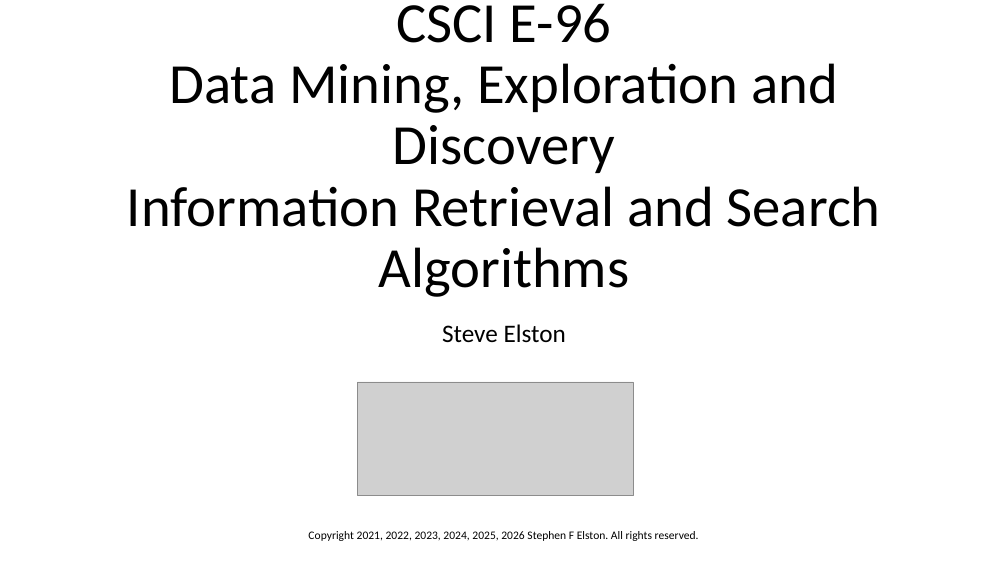
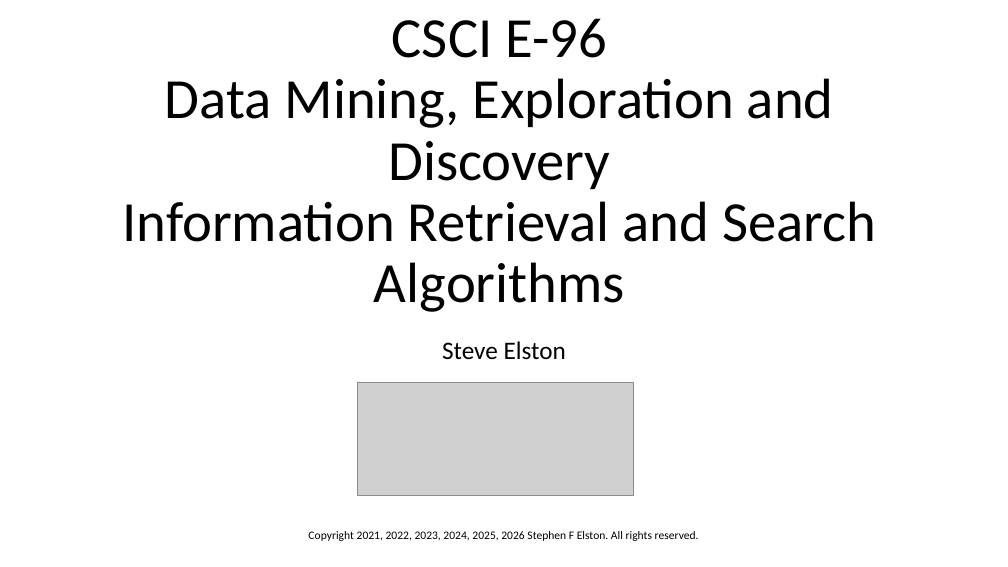
Before and after one commit to jonahneu/CSCI-E-108, a slide deck: slide 1 of slides/7_InformationRetrievalSearch.pptx. Drawn at 1008x567 pixels with LibreOffice and Linux fonts; fonts in the diff are those of the drawing; grey boxes stand for pictures. Boxes give left, top, right and bottom in pixels: in the first picture for what was removed or moved away, otherwise in the second. Text is boxed around its words. In the diff, an @@ line names an element or a change of style, - is before the commit and + after.

```diff
--- a/slides/7_InformationRetrievalSearch.pptx
+++ b/slides/7_InformationRetrievalSearch.pptx
@@ title "CSCI E-96 Data Mining, Exploration ...": place and size @@
-title "CSCI E-96 Data Mining, Exploration ..." at (127, 3, 881, 297)
+title "CSCI E-96 Data Mining, Exploration ..." at (122, 18, 876, 312)
@@ subtitle "Steve Elston": place and size @@
-subtitle "Steve Elston" at (442, 324, 566, 343)
+subtitle "Steve Elston" at (442, 341, 566, 360)
```
Also in this commit, not shown: 2 other slides changed.
